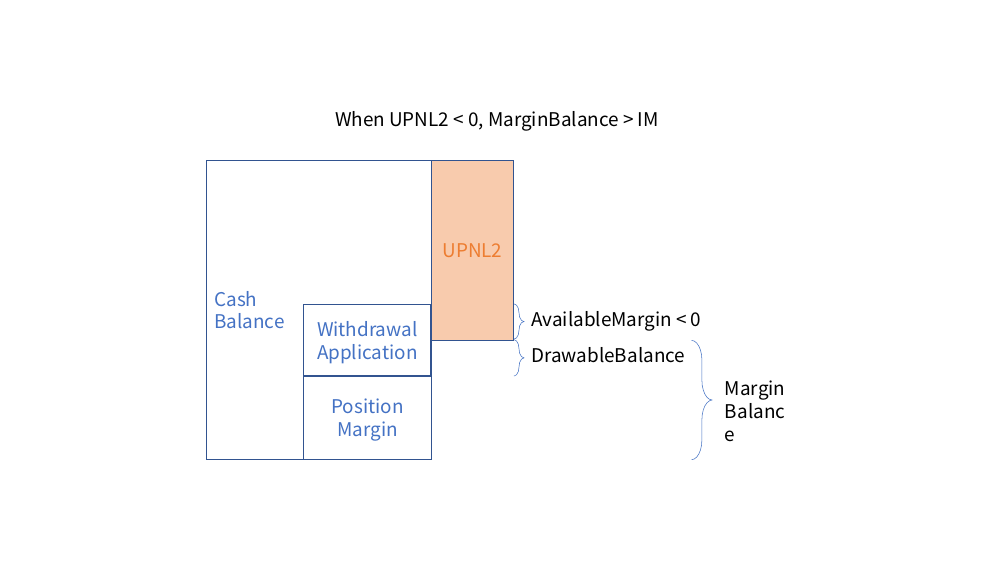
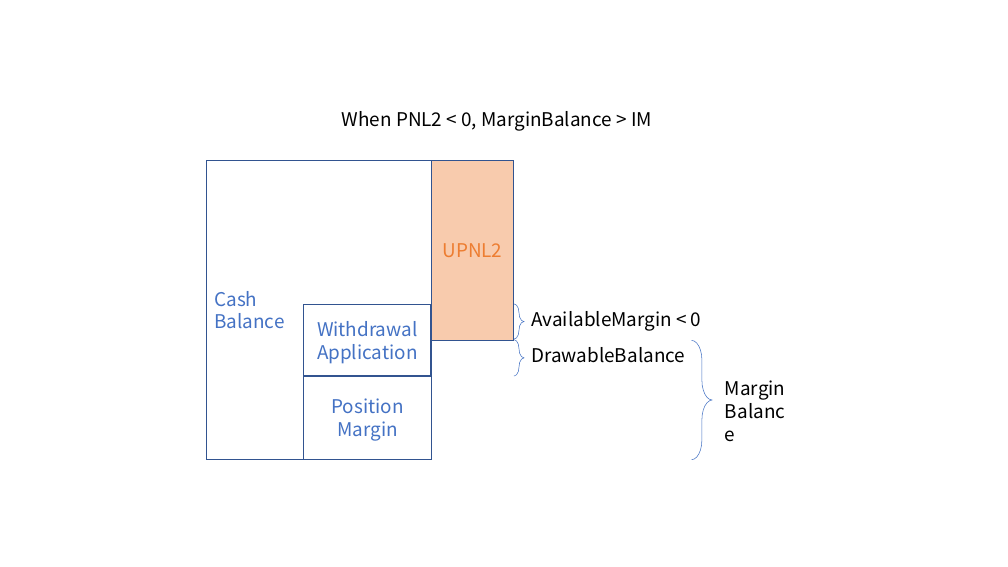
Before and after one commit to mcdexio/documents, a slide deck: slide 2 of en/asset/margin-account-model.pptx. Drawn at 1008x567 pixels with LibreOffice and Linux fonts; fonts in the diff are those of the drawing. Boxes give left, top, right and bottom in pixels: in the first picture for what was removed or moved away, otherwise in the second. Text is boxed around its words. In the diff, an @@ line names an element or a change of style, - is before the commit and + after.

Commit message:
margin account

```diff
--- a/en/asset/margin-account-model.pptx
+++ b/en/asset/margin-account-model.pptx
@@ text at <box>342,111,652,131</box>: text changed @@
-When UPNL2 < 0, MarginBalance > IM
+When PNL2 < 0, MarginBalance > IM
```
Also in this commit, not shown: 3 other slides changed, 4 other files.
